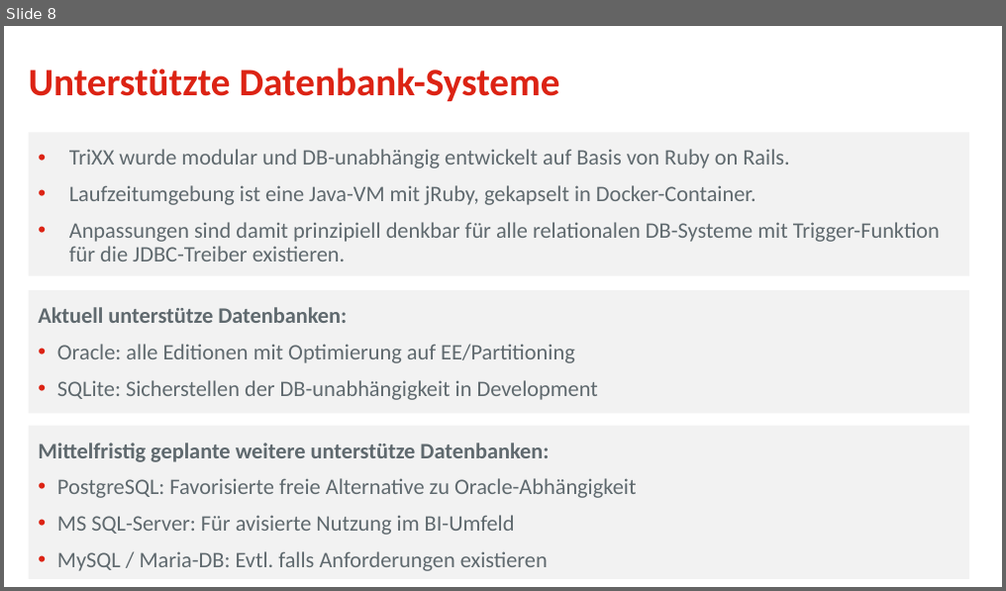
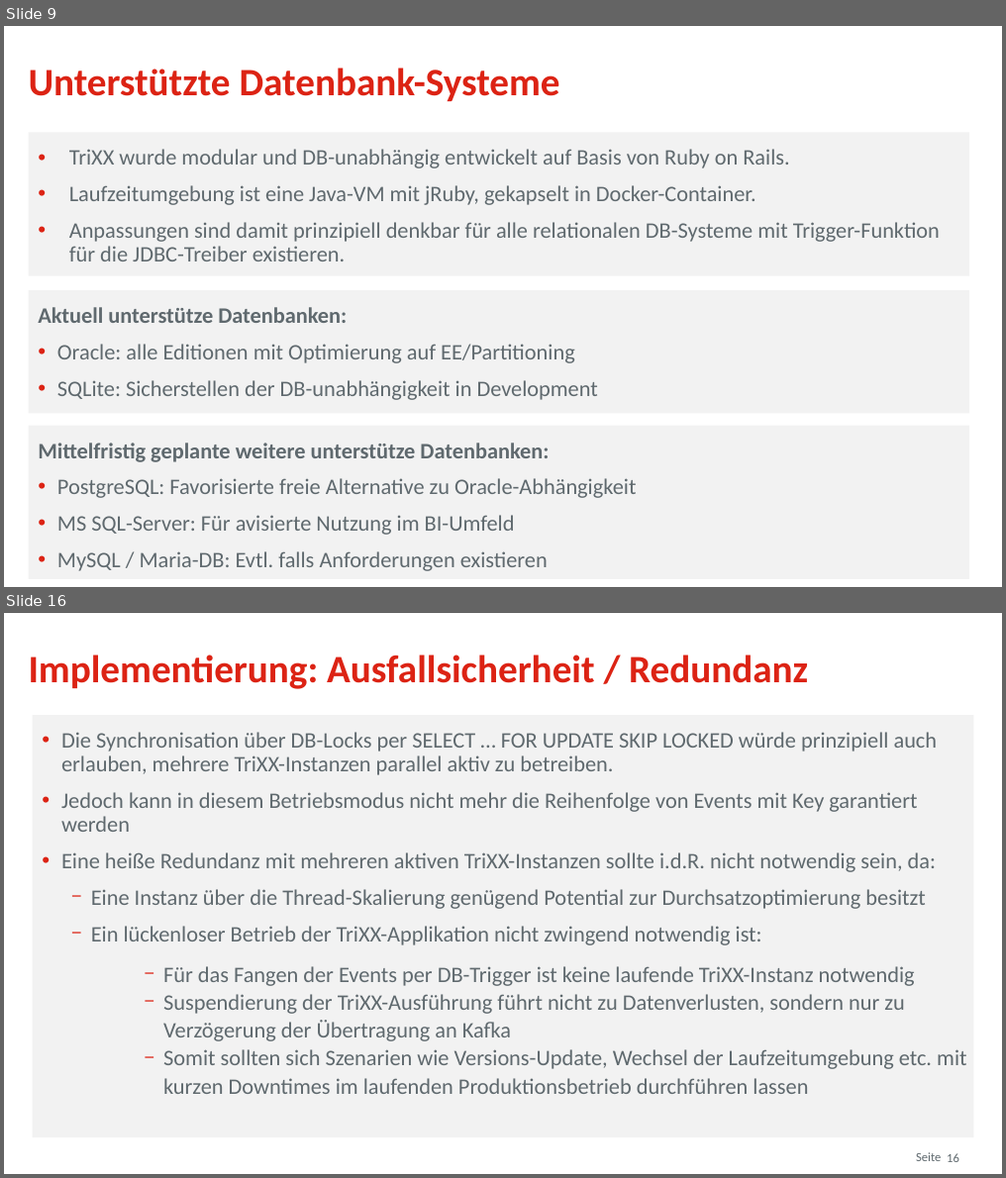
Before and after one commit to osp-ottogroup/movex-cdc, a slide deck: doc/2020-09_TriXX_Otto_QConf.pptx. Shown one above the other, each under a label of ours: slide 8 before the commit, slides 9 and 16 after it; the slides between them are not shown. The pictures are 1006x591 and 1006x1178 pixels, drawn with LibreOffice and Linux fonts; fonts in the diff are those of the drawing; background and template pictures are left out. Boxes give left, top, right and bottom in pixels: in the first picture for what was removed or moved away, otherwise in the second. Text is boxed around its words. In the diff, an @@ line names an element or a change of style, - is before the commit and + after.

```diff
--- a/doc/2020-09_TriXX_Otto_QConf.pptx
+++ b/doc/2020-09_TriXX_Otto_QConf.pptx
@@ slide 16 added at bbox=[4, 613, 1002, 1174], background #FFFFFF @@
@@ title added at bbox=[29, 655, 808, 689], 28 pt, text #DC2314, bold @@
+Implementierung: Ausfallsicherheit / Redundanz
@@ rectangle added at bbox=[32, 715, 973, 1138], fill #F2F2F2, 16 pt, text #5F696E @@
+• Die Synchronisation über DB-Locks per SELECT … FOR UPDATE SKIP LOCKED würde prinzipiell auch erlauben, mehrere TriXX-Instanzen parallel aktiv zu betreiben.
+• Jedoch kann in diesem Betriebsmodus nicht mehr die Reihenfolge von Events mit Key garantiert werden
+• Eine heiße Redundanz mit mehreren aktiven TriXX-Instanzen sollte i.d.R. nicht notwendig sein, da:
+  − Eine Instanz über die Thread-Skalierung genügend Potential zur Durchsatzoptimierung besitzt
+  − Ein lückenloser Betrieb der TriXX-Applikation nicht zwingend notwendig ist:
+    − Für das Fangen der Events per DB-Trigger ist keine laufende TriXX-Instanz notwendig
+    − Suspendierung der TriXX-Ausführung führt nicht zu Datenverlusten, sondern nur zu Verzögerung der Übertragung an Kafka
+    − Somit sollten sich Szenarien wie Versions-Update, Wechsel der Laufzeitumgebung etc. mit kurzen Downtimes im laufenden Produktionsbetrieb durchführen lassen
@@ text added at bbox=[916, 1153, 941, 1161], 9 pt, text #5F696E @@
+Seite
@@ page number added at bbox=[946, 1154, 959, 1162], 9 pt, text #5F696E @@
+16
@@ what was slide 8 is now slide 9 @@
```
Also in this commit, not shown: 6 slides changed, 10 other slides added, 6 slides removed.
